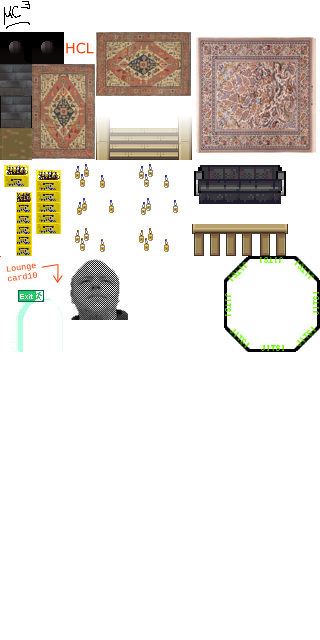
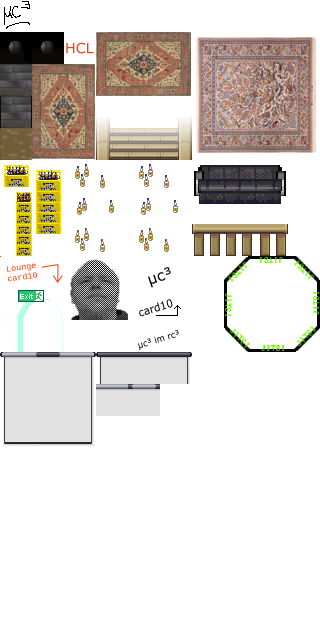
The second 320 x 640 image is a revision of the first. Changes to its layers:
added layer "Paint Layer 1(pasted) Merged" above "mc3" over [0, 330, 192, 447]
